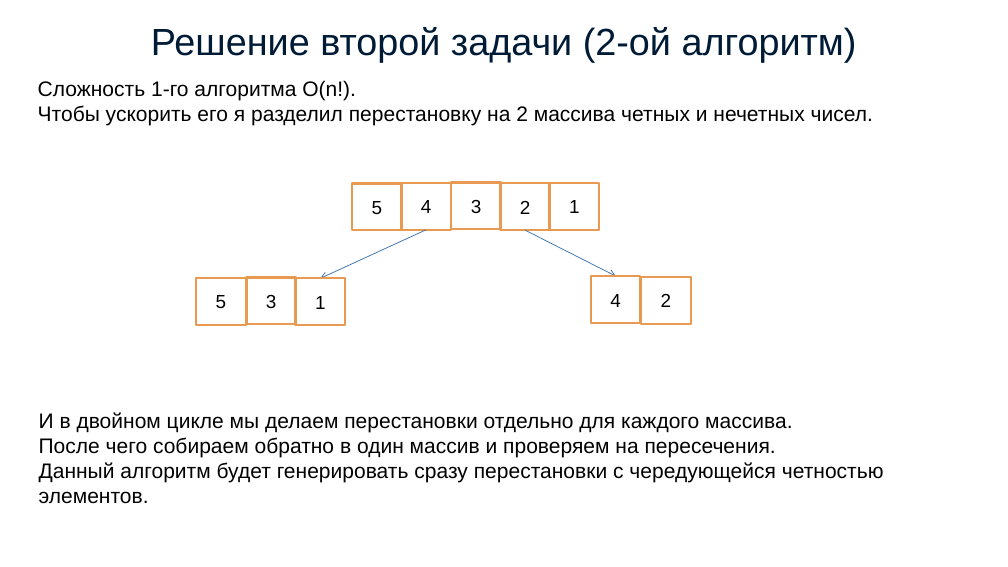
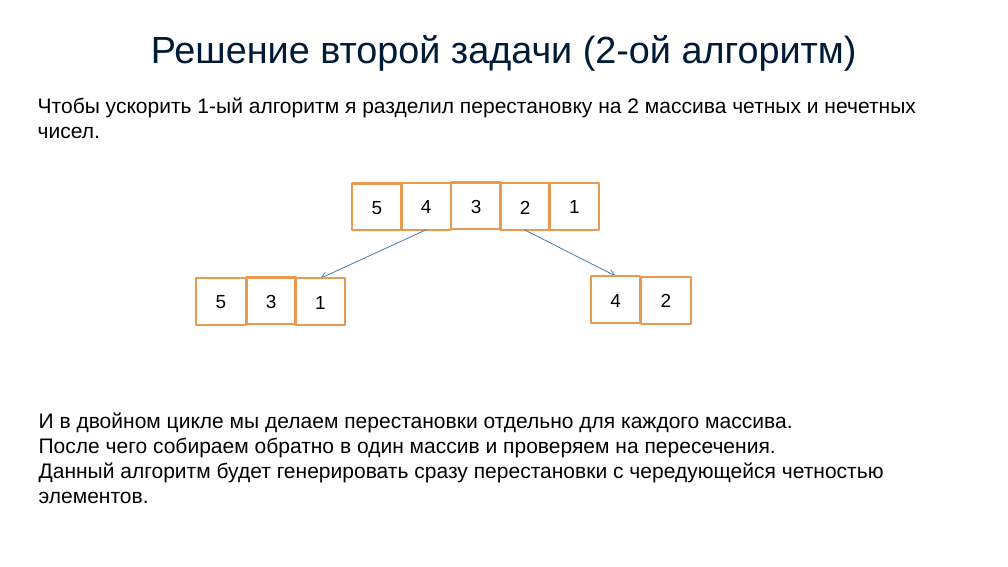
Before and after one commit to simonvar/Meanders, a slide deck: slide 8 of documents/presentation.pptx. Drawn at 1008x567 pixels with LibreOffice and Linux fonts; fonts in the diff are those of the drawing. Boxes give left, top, right and bottom in pixels: in the first picture for what was removed or moved away, otherwise in the second. Text is boxed around its words. In the diff, an @@ line names an element or a change of style, - is before the commit and + after.

```diff
--- a/documents/presentation.pptx
+++ b/documents/presentation.pptx
@@ title "Решение второй задачи (2-ой алгоритм)" moved from (x1=151, y1=27, x2=857, y2=62) to (x1=151, y1=35, x2=857, y2=70) @@
@@ text at (x1=38, y1=97, x2=915, y2=139): text changed @@
-Сложность 1-го алгоритма O(n!).
-Чтобы ускорить его я разделил перестановку на 2 массива четных и нечетных чисел.
+Чтобы ускорить 1-ый алгоритм я разделил перестановку на 2 массива четных и нечетных чисел.
```
Also in this commit, not shown: 2 other slides changed, 2 slides added, 2 slides removed, 1 other file.
